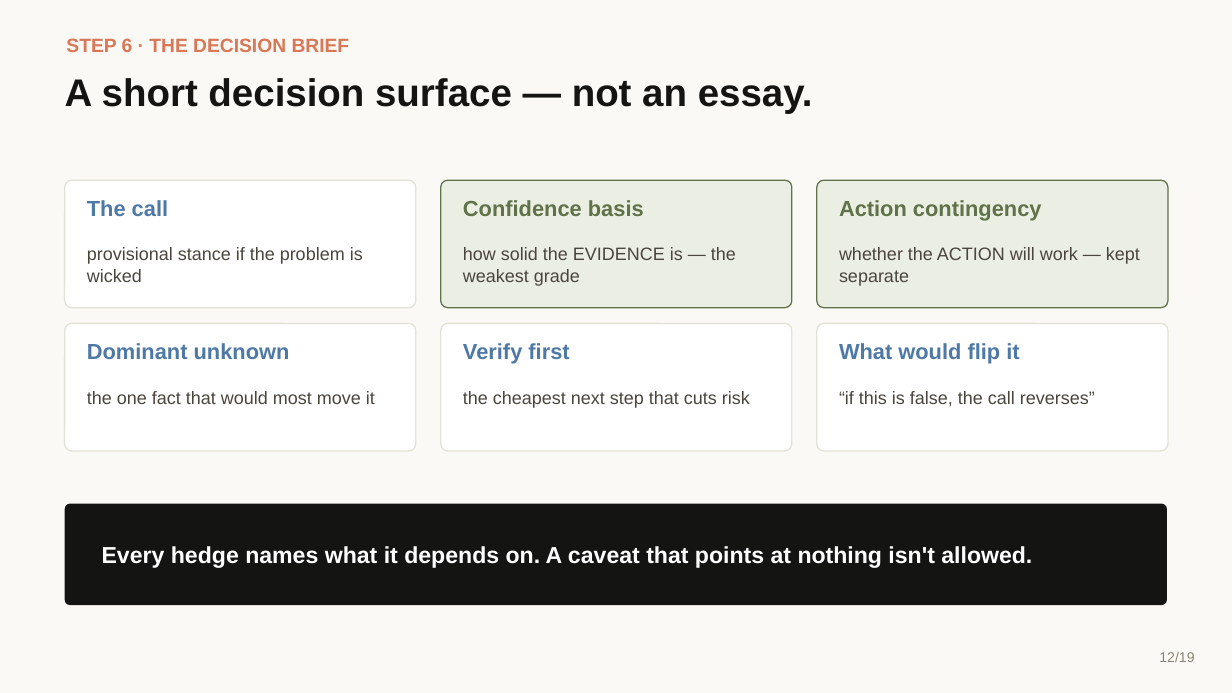
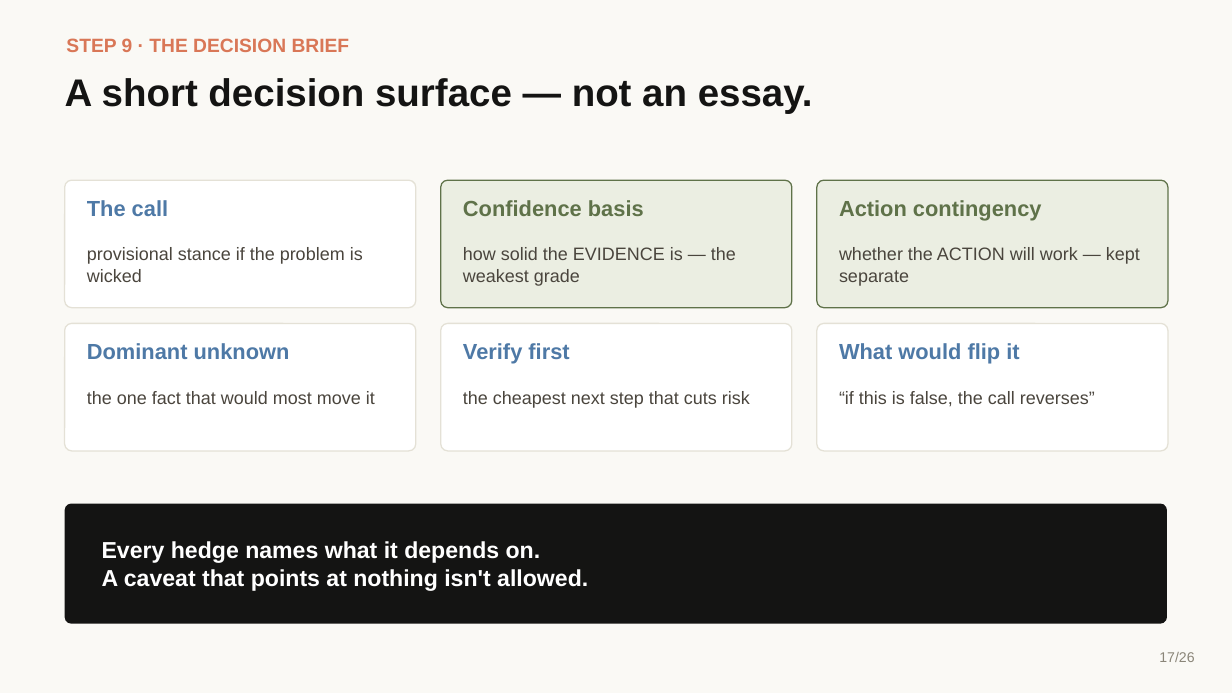
Before and after one commit to ComplexAR/Insight-Engine, a slide deck: slide 17 of Presentation/Insight-Engine-Explainer.pptx (slide 12 before the commit). Drawn at 1232x693 pixels with LibreOffice and Linux fonts; fonts in the diff are those of the drawing. Boxes give left, top, right and bottom in pixels: in the first picture for what was removed or moved away, otherwise in the second. Text is boxed around its words. In the diff, an @@ line names an element or a change of style, - is before the commit and + after.

Commit message:
Update explainer deck, script, and generator
Update the chaptered explainer to the 26-slide build: a uniform 12-box
"How it works" map with the invoking command on every step, the 1-12
numbering, dedicated Render (Step 11) and Track (Step 12) slides, and
the model-choice regrouping (adjudication mechanics followed by the two
model-choice slides).

```diff
--- a/Presentation/Insight-Engine-Explainer.pptx
+++ b/Presentation/Insight-Engine-Explainer.pptx
@@ text at box(66, 38, 350, 52): text changed @@
-STEP 6 · THE DECISION BRIEF
+STEP 9 · THE DECISION BRIEF
@@ rounded rectangle: place and size @@
-rounded rectangle at box(65, 504, 1167, 605)
+rounded rectangle at box(65, 504, 1167, 624)
@@ text at box(102, 541, 588, 591): text changed @@
-Every hedge names what it depends on. A caveat that points at nothing isn't allowed.
+Every hedge names what it depends on.
+A caveat that points at nothing isn't allowed.
@@ text at box(1159, 652, 1194, 662): text changed @@
-12/19
+17/26
```
Also in this commit, not shown: 17 other slides changed, 8 slides added, 1 slide removed, 2 other files.
